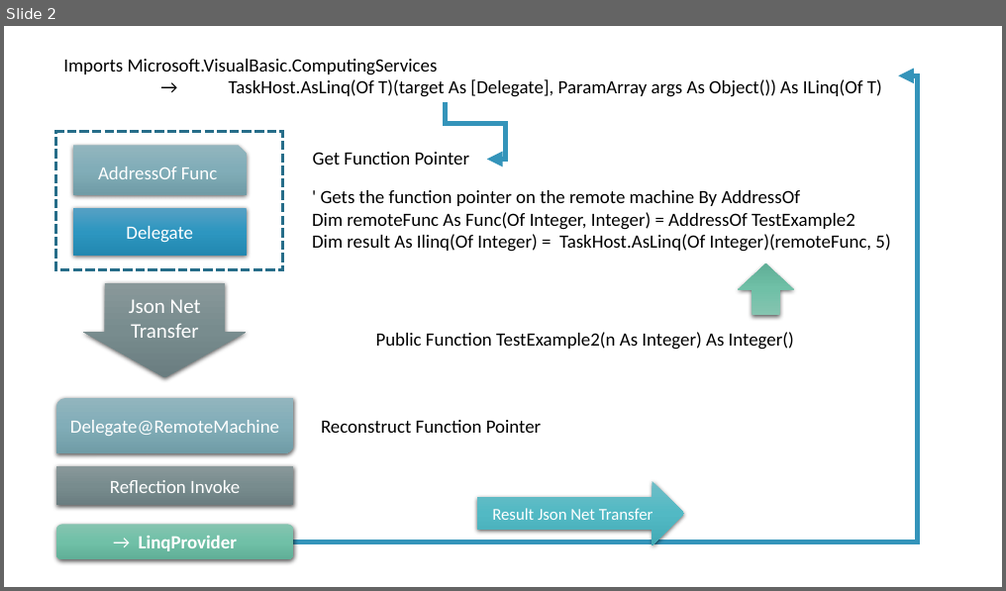
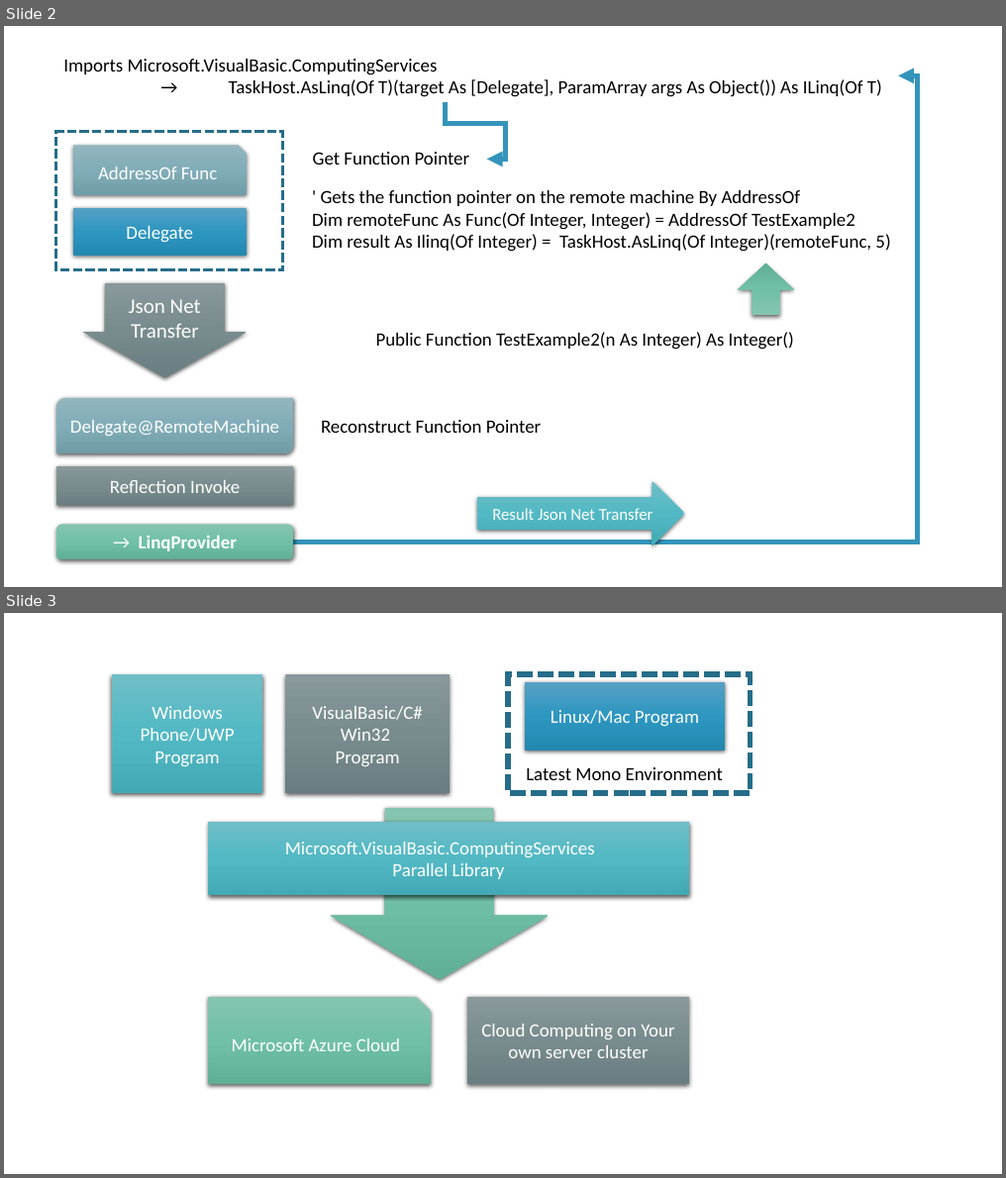
Before and after one commit to xieguigang/Darwinism, a slide deck: Parallel.pptx. Shown one above the other, each under a label of ours: slide 2 before the commit, slides 2 and 3 after it. The pictures are 1006x591 and 1006x1178 pixels, drawn with LibreOffice and Linux fonts; fonts in the diff are those of the drawing. Boxes give left, top, right and bottom in pixels: in the first picture for what was removed or moved away, otherwise in the second. Text is boxed around its words. In the diff, an @@ line names an element or a change of style, - is before the commit and + after.

Commit message:
add parallel library documents

```diff
--- a/Parallel.pptx
+++ b/Parallel.pptx
@@ slide 3 added at (x1=4, y1=613, x2=1002, y2=1174), background #FFFFFF @@
@@ group added at (x1=112, y1=674, x2=749, y2=1084): 6 rectangles, 1 down arrow, 1 snip rect, 1 text @@
+Microsoft.VisualBasic.ComputingServices
+Parallel Library
+Windows Phone/UWP Program
+Microsoft Azure Cloud
+Cloud Computing on Your own server cluster
+Linux/Mac Program
+VisualBasic/C# Win32
+Program
+Latest Mono Environment
```
Also in this commit, not shown: 1 slide removed, 1 other file.
